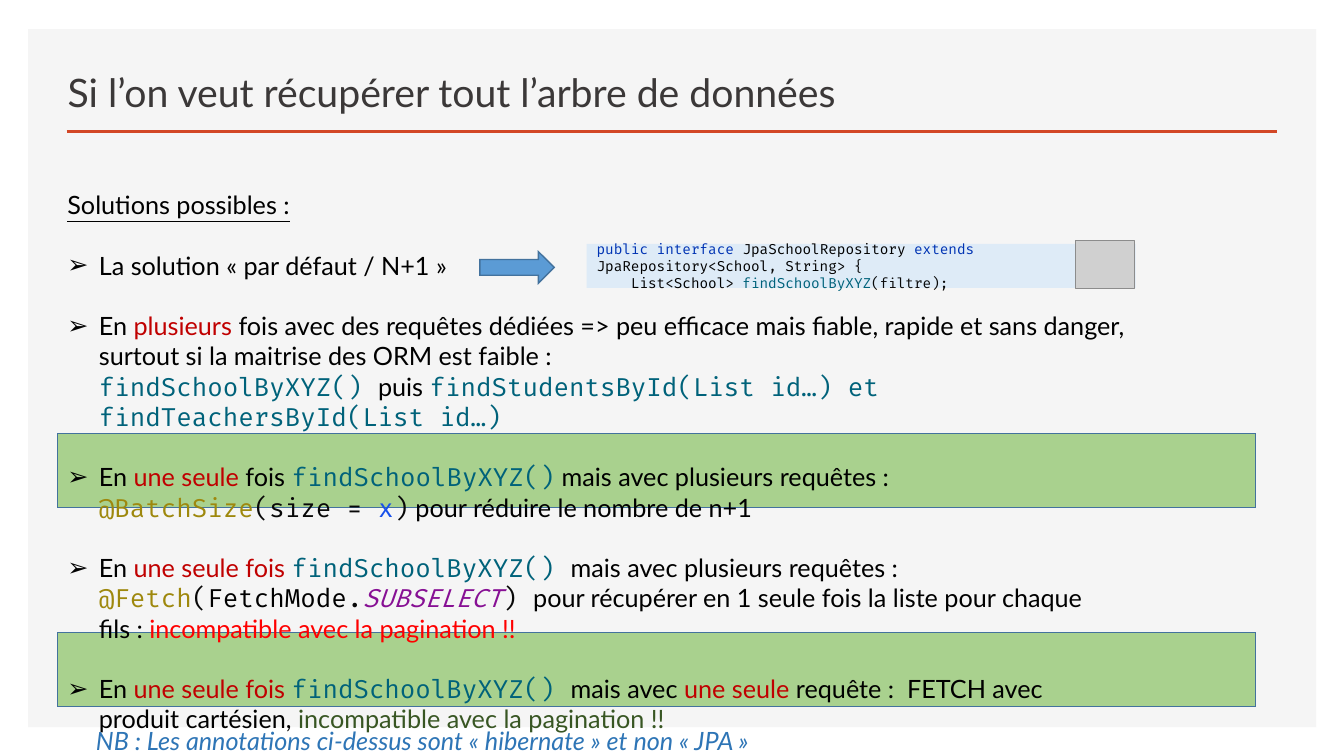
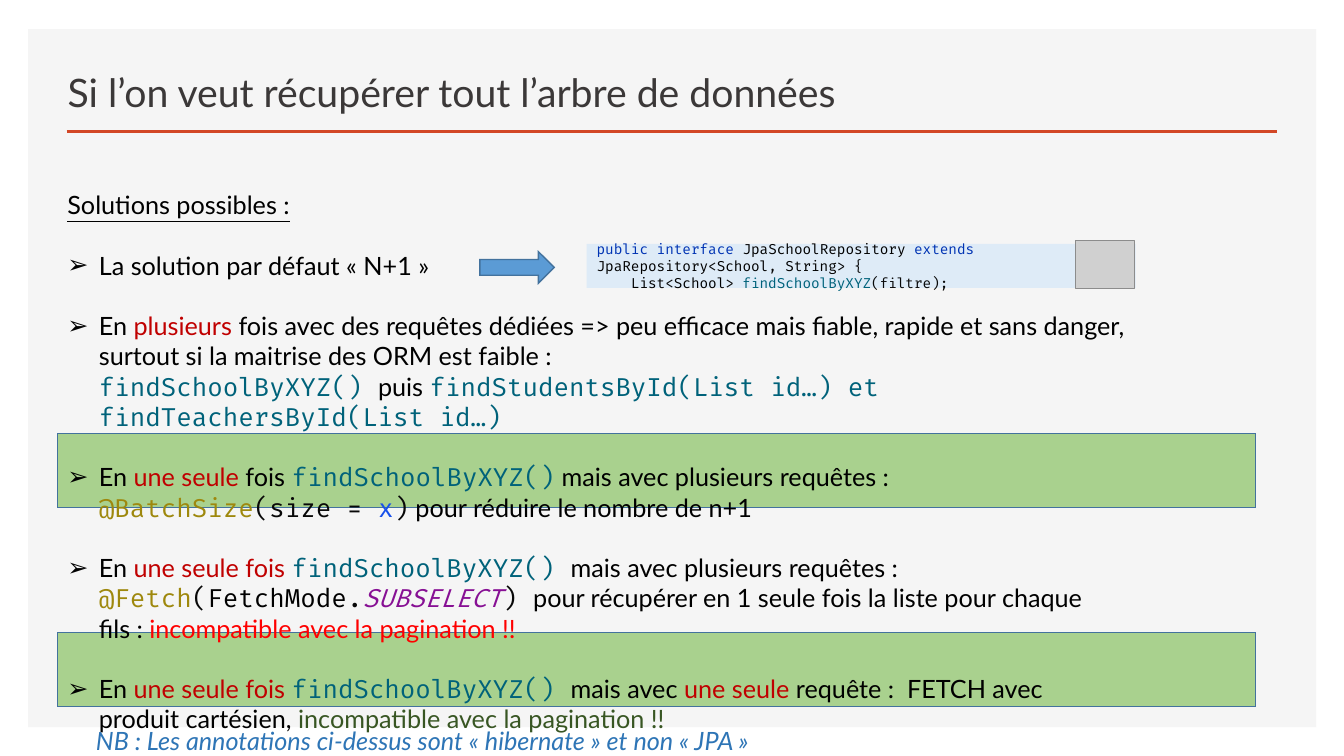
Before and after one commit to sebzuki/hibernate, a slide deck: slide 16 of JPA-HIBERNATE.pptx (slide 15 before the commit). Drawn at 1344x756 pixels with LibreOffice and Linux fonts; fonts in the diff are those of the drawing; grey boxes stand for pictures. Boxes give left, top, right and bottom in pixels: in the first picture for what was removed or moved away, otherwise in the second. Text is boxed around its words. In the diff, an @@ line names an element or a change of style, - is before the commit and + after.

```diff
--- a/JPA-HIBERNATE.pptx
+++ b/JPA-HIBERNATE.pptx
@@ text at [99, 256, 411, 279]: text changed @@
-➢ La solution « par défaut / N+1 »
+➢ La solution par défaut « N+1 »
```
Also in this commit, not shown: 9 other slides changed, 1 slide added.
